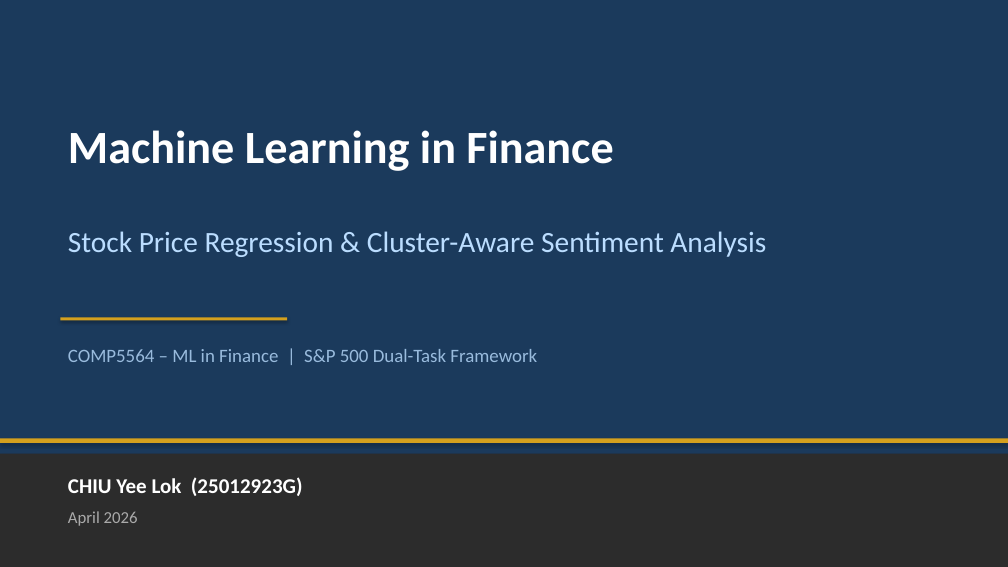
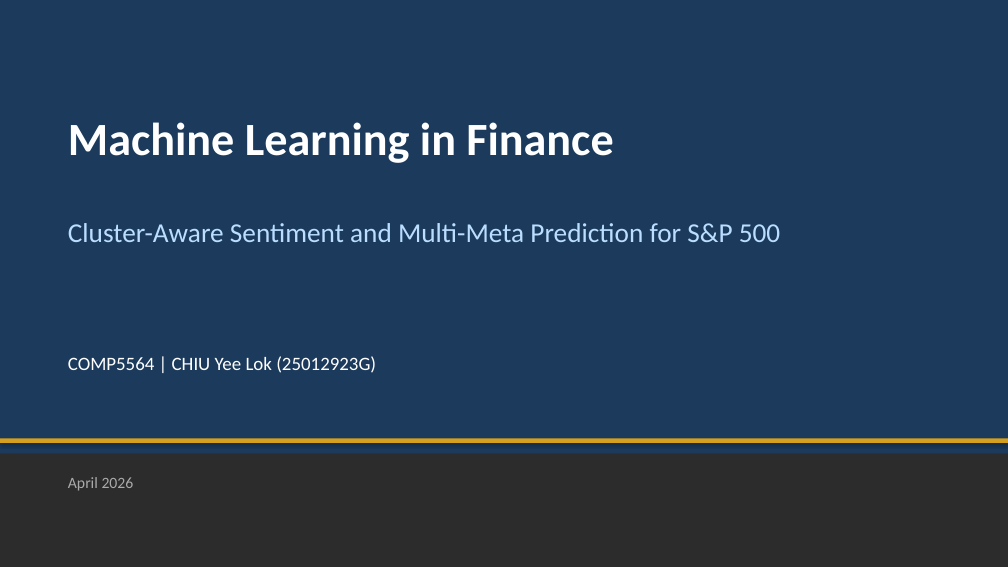
Before and after one commit to EnochCHIU-polyu/ML-in-Finance-Data-Project, a slide deck: slide 1 of project_folder/COMP5564_PRESENTATION.pptx. Drawn at 1008x567 pixels with LibreOffice and Linux fonts; fonts in the diff are those of the drawing. Boxes give left, top, right and bottom in pixels: in the first picture for what was removed or moved away, otherwise in the second. Text is boxed around its words. In the diff, an @@ line names an element or a change of style, - is before the commit and + after.

```diff
--- a/project_folder/COMP5564_PRESENTATION.pptx
+++ b/project_folder/COMP5564_PRESENTATION.pptx
@@ text "Machine Learning in Finance" moved from (x1=68, y1=130, x2=613, y2=171) to (x1=68, y1=122, x2=613, y2=163) @@
@@ text at (x1=68, y1=223, x2=780, y2=242): text changed; size 28 to 26 pt @@
-Stock Price Regression & Cluster-Aware Sentiment Analysis
+Cluster-Aware Sentiment and Multi-Meta Prediction for S&P 500
@@ rectangle removed at (x1=60, y1=318, x2=287, y2=321) @@
@@ text at (x1=68, y1=356, x2=376, y2=373): text changed; size 20 to 18 pt; bold off @@
-CHIU Yee Lok (25012923G)
+COMP5564 | CHIU Yee Lok (25012923G)
@@ text removed at (x1=68, y1=349, x2=537, y2=362) @@
-COMP5564 – ML in Finance | S&P 500 Dual-Task Framework
@@ text "April 2026" moved from (x1=68, y1=511, x2=138, y2=526) to (x1=68, y1=477, x2=134, y2=491) @@
@@ text "April 2026" at (x1=68, y1=477, x2=134, y2=491): size 16 to 15 pt @@
```
Also in this commit, not shown: 1 other slide changed, 9 slides added, 12 slides removed, 43 other files.
